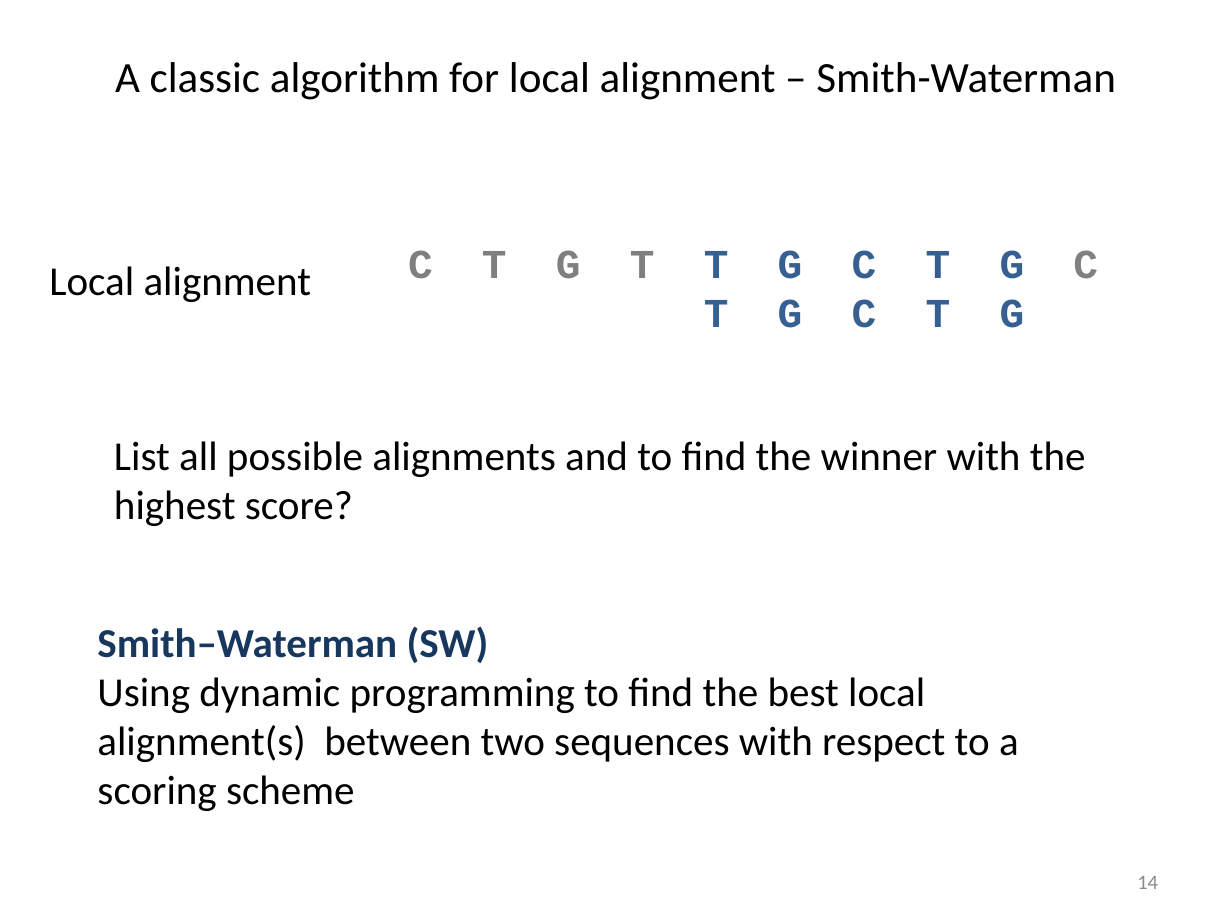
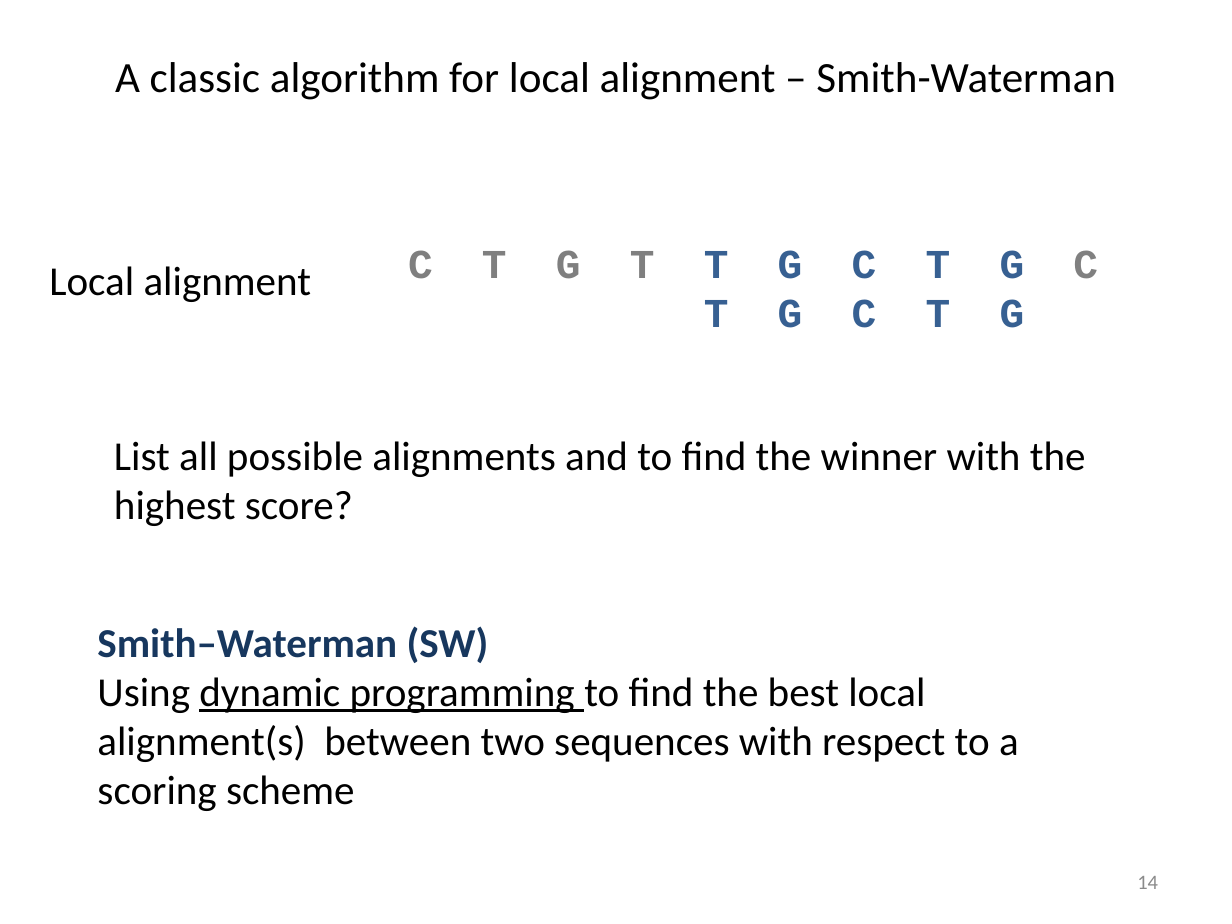
Before and after one commit to liu3zhenlab/teaching, a slide deck: slide 14 of PLPTH813Bioinformatis/2023/lectures/lecture06_alignment_I.pptx. Drawn at 1232x924 pixels with LibreOffice and Linux fonts; fonts in the diff are those of the drawing. Boxes give left, top, right and bottom in pixels: in the first picture for what was removed or moved away, otherwise in the second. Text is boxed around its words. In the diff, an @@ line names an element or a change of style, - is before the commit and + after.

```diff
--- a/PLPTH813Bioinformatis/2023/lectures/lecture06_alignment_I.pptx
+++ b/PLPTH813Bioinformatis/2023/lectures/lecture06_alignment_I.pptx
@@ text at [97,677,1019,811]: underline on in "dynamic programming" @@
```
Also in this commit, not shown: 2 other slides changed, 3 slides added, 4 other files.
